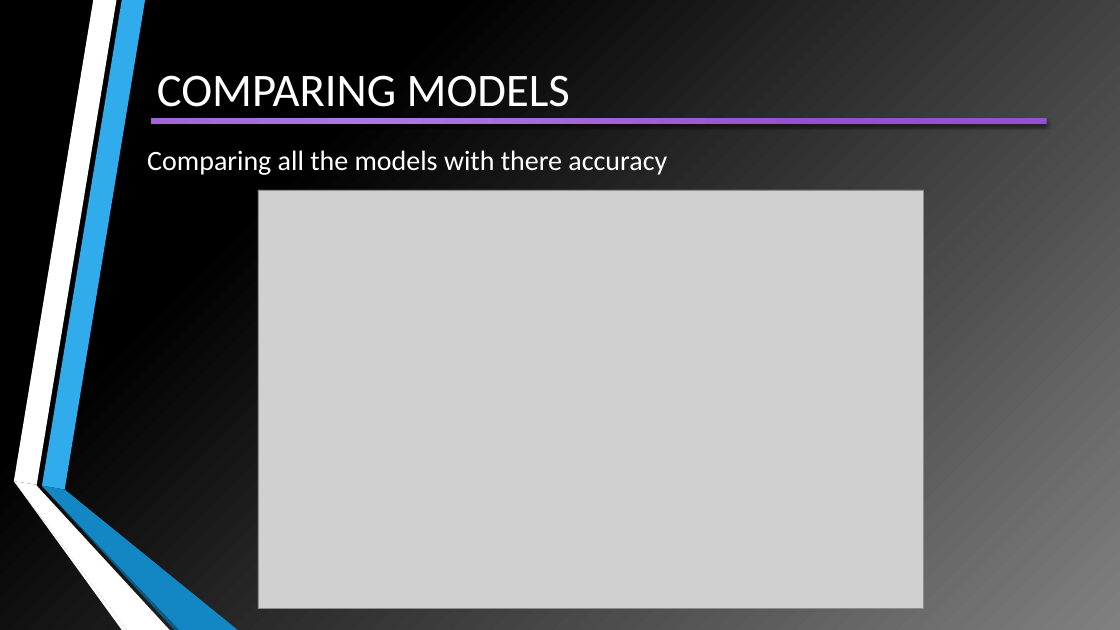
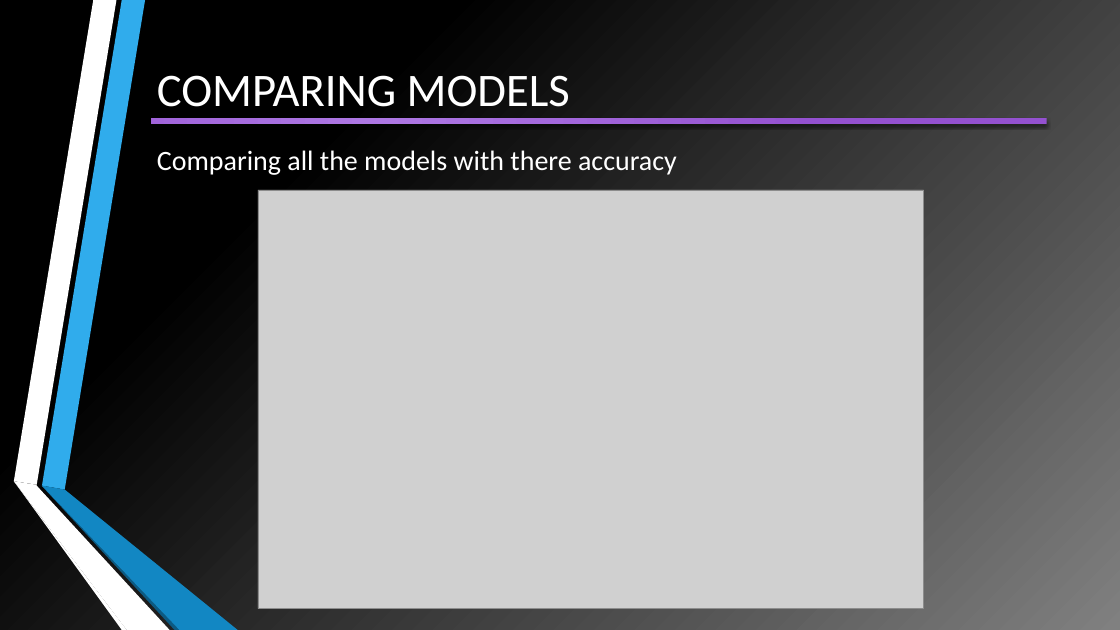
Before and after one commit to VirendraVerma-Viru/Titanic-Project-ML, a slide deck: slide 26 of TITANIC SURVIVOR PREDICTION.pptx (slide 20 before the commit). Drawn at 1120x630 pixels with LibreOffice and Linux fonts; fonts in the diff are those of the drawing; grey boxes stand for pictures. Boxes give left, top, right and bottom in pixels: in the first picture for what was removed or moved away, otherwise in the second. Text is boxed around its words. In the diff, an @@ line names an element or a change of style, - is before the commit and + after.

```diff
--- a/TITANIC SURVIVOR PREDICTION.pptx
+++ b/TITANIC SURVIVOR PREDICTION.pptx
@@ text "Comparing all the models with ...": place and size @@
-text "Comparing all the models with ..." at (147,150,667,175)
+text "Comparing all the models with ..." at (157,150,677,175)
```
Also in this commit, not shown: 5 other slides changed, 8 slides added, 2 other files.
